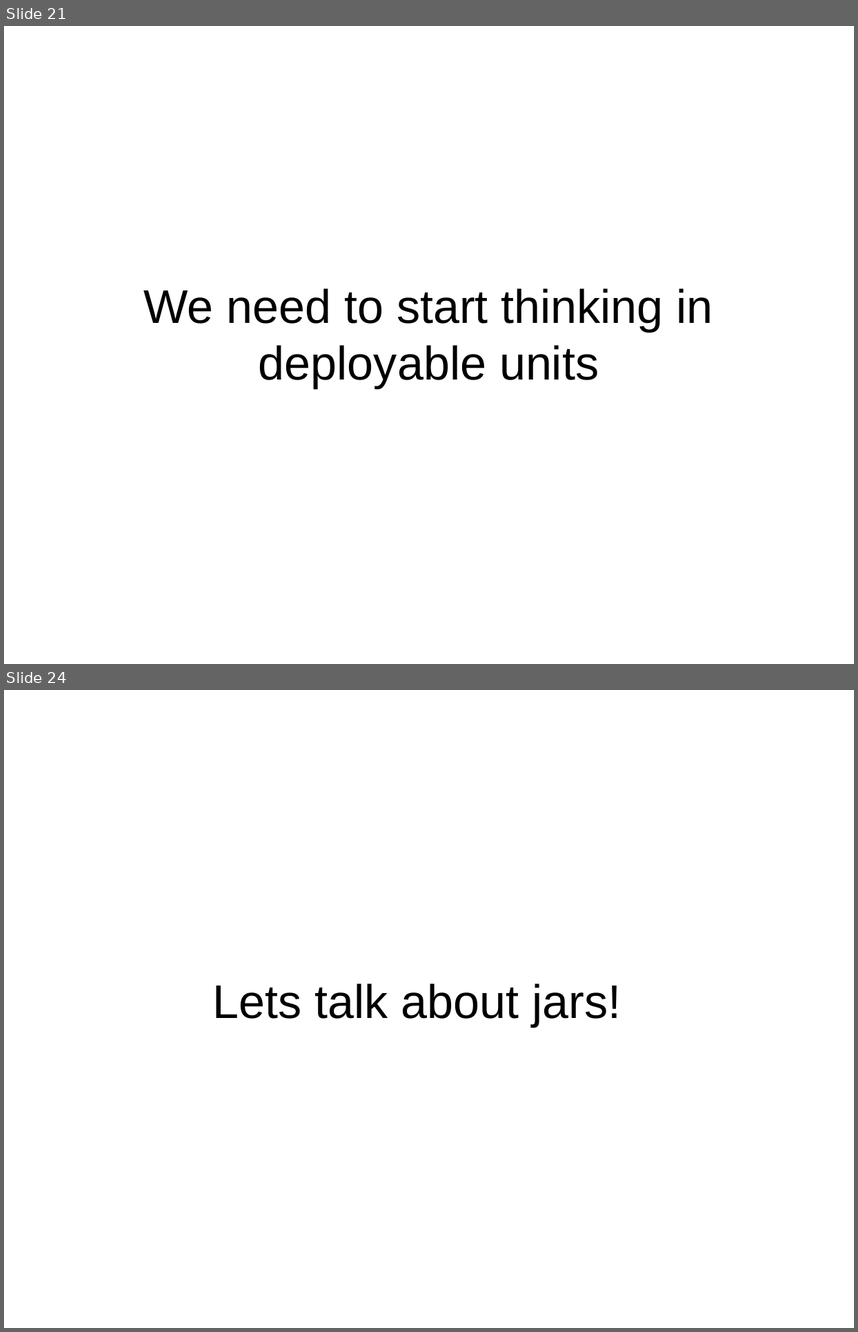
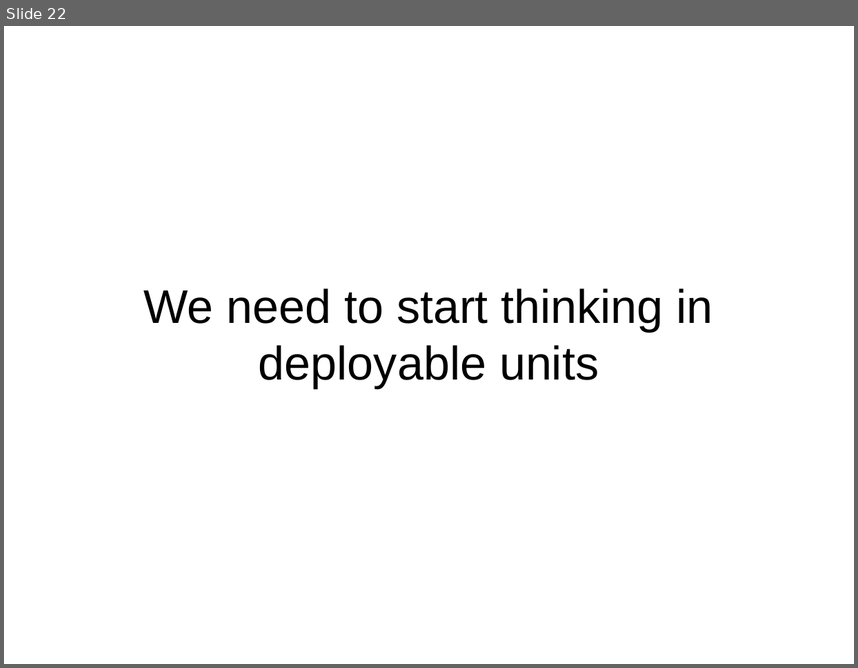
Before and after one commit to bobpaulin/whats-my-modularity, a slide deck: presentation/WhatsMyModularity.odp. Shown one above the other, each under a label of ours: slides 21 and 24 before the commit, slide 22 after it; the slides between them are not shown. The pictures are 858x1332 and 858x668 pixels, drawn with LibreOffice and Linux fonts; fonts in the diff are those of the drawing. Boxes give left, top, right and bottom in pixels: in the first picture for what was removed or moved away, otherwise in the second. Text is boxed around its words. In the diff, an @@ line names an element or a change of style, - is before the commit and + after.

```diff
--- a/presentation/WhatsMyModularity.odp
+++ b/presentation/WhatsMyModularity.odp
@@ slide 24 removed at (4, 690, 854, 1328), background #FFFFFF @@
@@ title removed at (213, 983, 621, 1027) @@
-Lets talk about jars!
@@ what was slide 21 is now slide 22 @@
```
Also in this commit, not shown: 3 slides changed, 3 slides added, 2 other slides removed, 2 other files.
